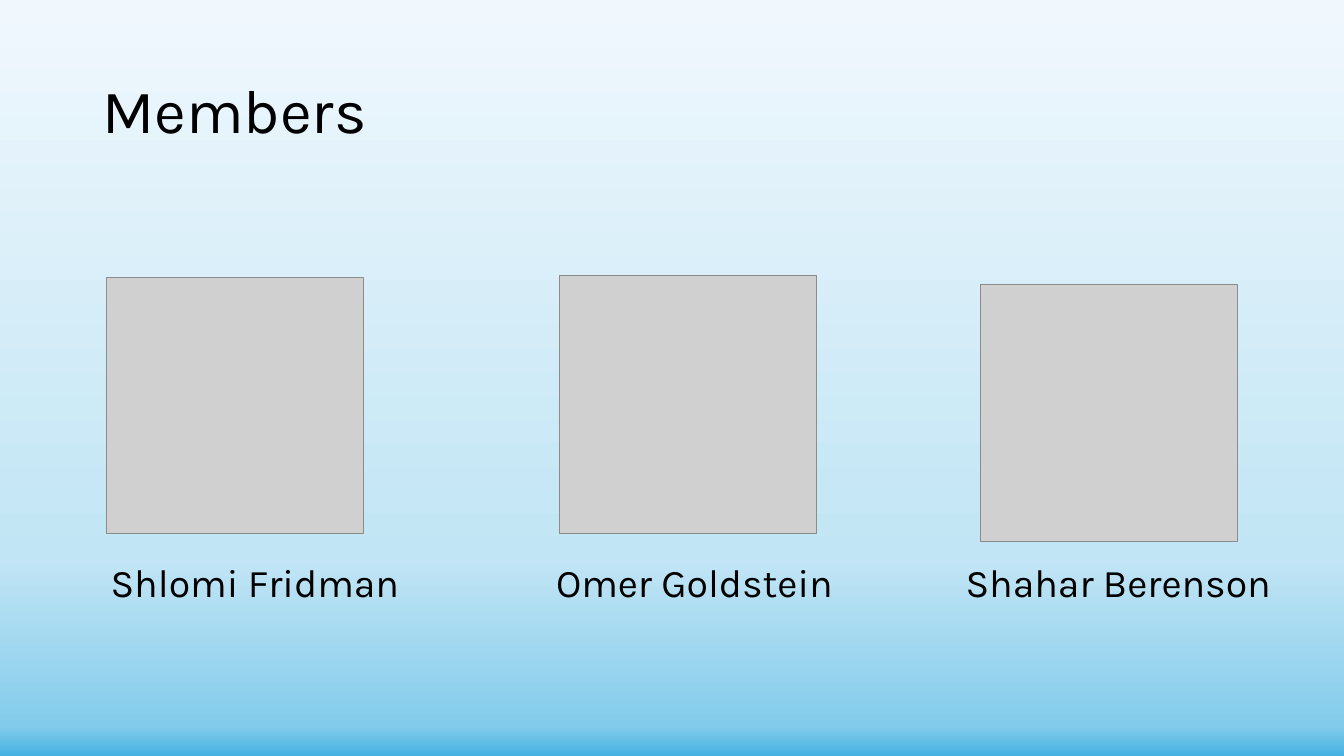
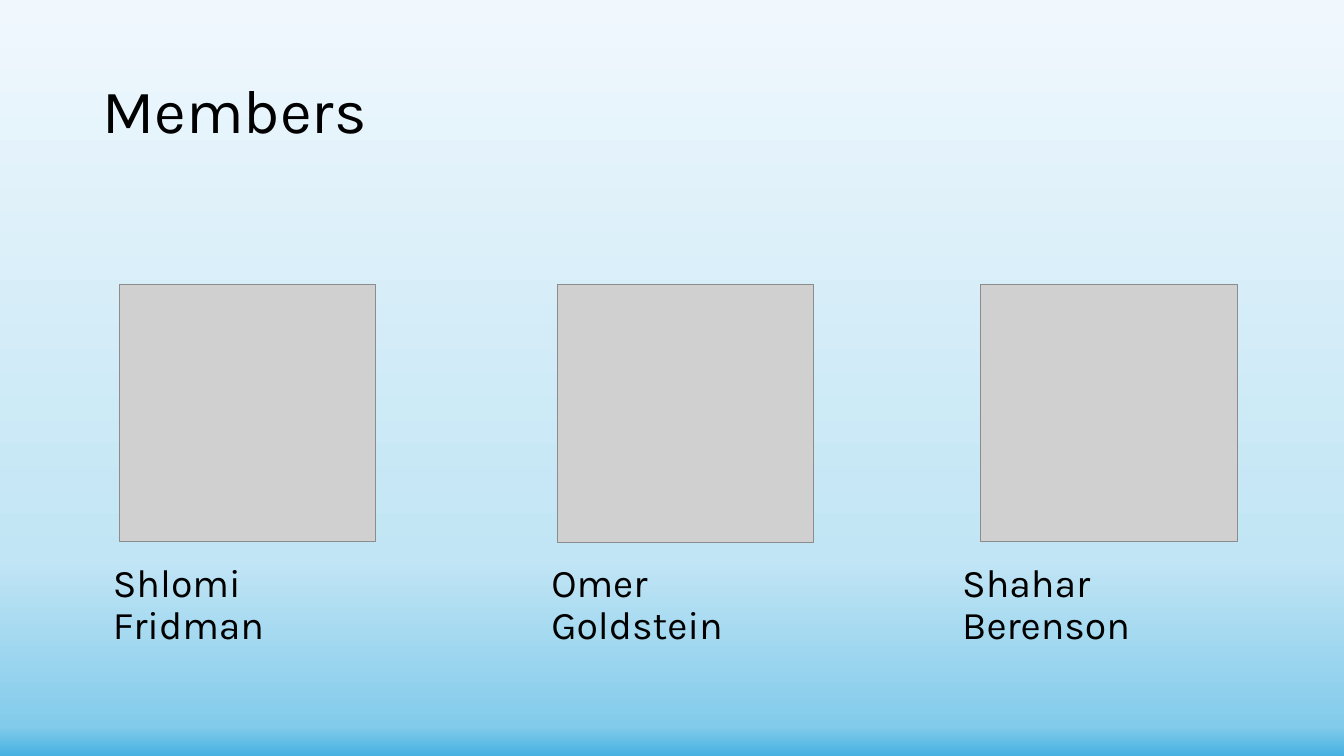
Before and after one commit to shachar700/Graph-Embedding, a slide deck: slide 2 of doc/Graph-Embedding Presentation - Copy.pptx. Drawn at 1344x756 pixels with LibreOffice and Linux fonts; fonts in the diff are those of the drawing; grey boxes stand for pictures. Boxes give left, top, right and bottom in pixels: in the first picture for what was removed or moved away, otherwise in the second. Text is boxed around its words. In the diff, an @@ line names an element or a change of style, - is before the commit and + after.

Commit message:
aligned profile pics

```diff
--- a/doc/Graph-Embedding Presentation - Copy.pptx
+++ b/doc/Graph-Embedding Presentation - Copy.pptx
@@ picture: place and size @@
-picture at bbox=[107, 277, 363, 533]
+picture at bbox=[119, 284, 375, 542]
@@ picture: place and size @@
-picture at bbox=[560, 276, 816, 534]
+picture at bbox=[558, 284, 814, 542]
@@ text "Shlomi Fridman" rewrapped from bbox=[111, 570, 399, 598] to bbox=[113, 570, 264, 640] @@
@@ text "Omer Goldstein" rewrapped from bbox=[556, 570, 832, 598] to bbox=[551, 572, 722, 640] @@
@@ text "Shahar Berenson" rewrapped from bbox=[966, 570, 1271, 598] to bbox=[962, 570, 1130, 640] @@
```
